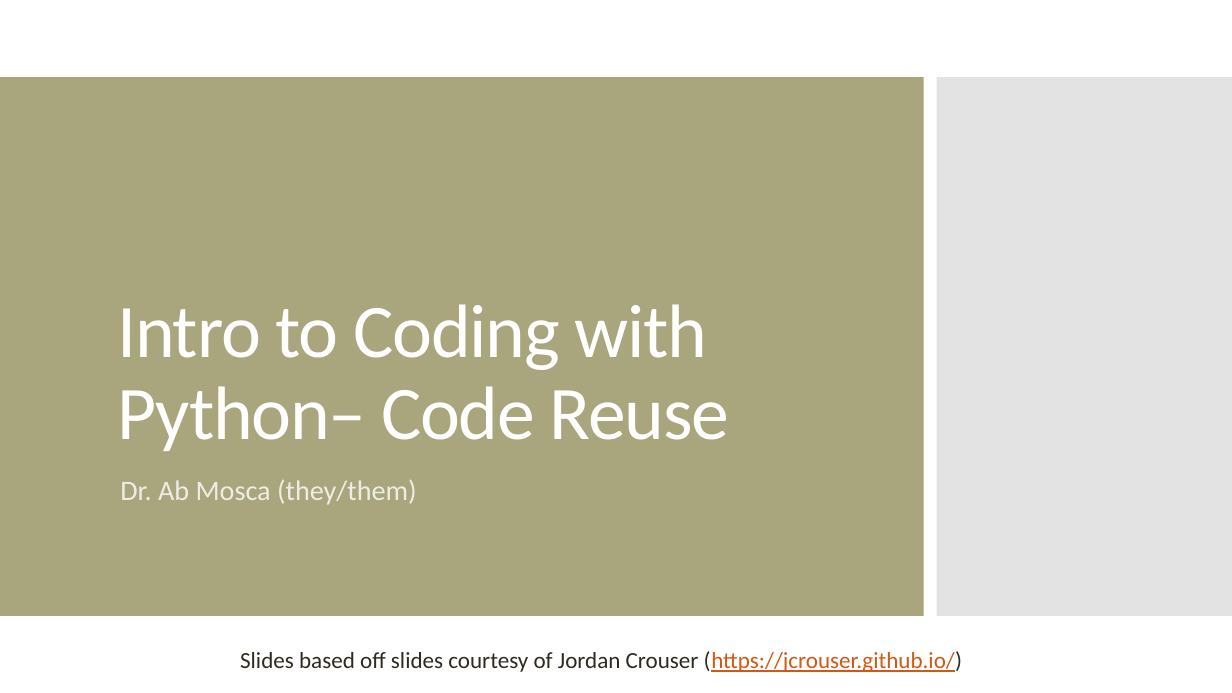
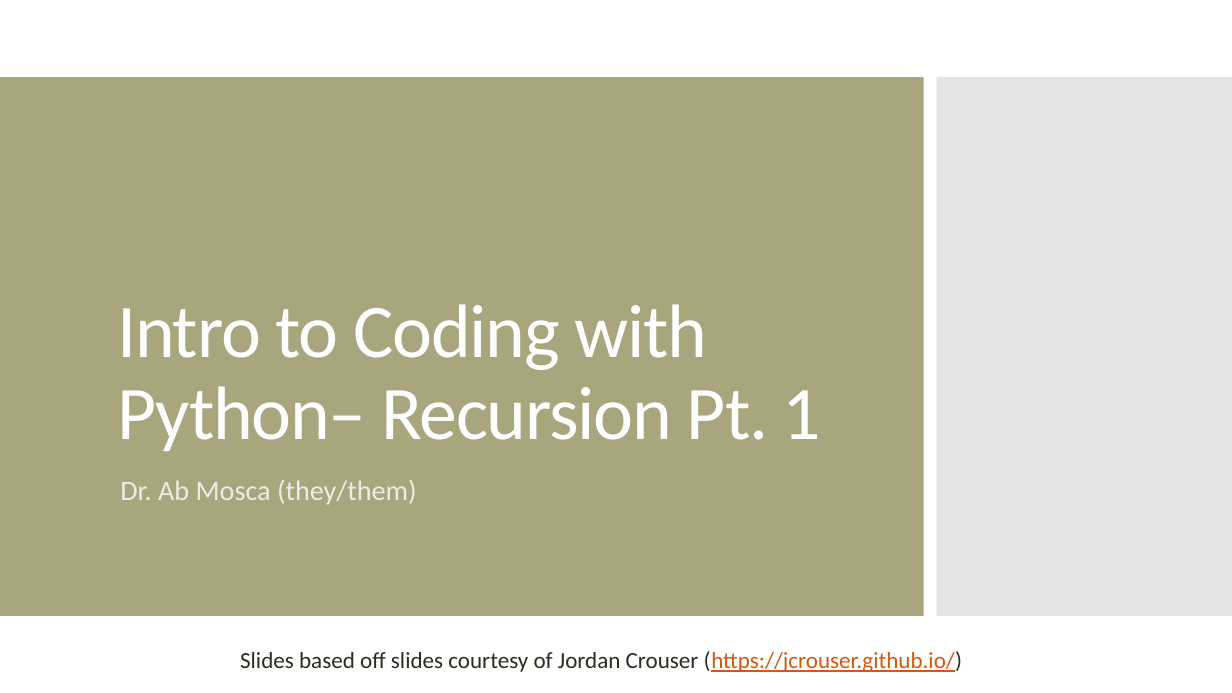
Before and after one commit to amosca01/CAIS117-F23, a slide deck: slide 1 of slides/19-recursion-pt1.pptx. Drawn at 1232x693 pixels with LibreOffice and Linux fonts; fonts in the diff are those of the drawing. Boxes give left, top, right and bottom in pixels: in the first picture for what was removed or moved away, otherwise in the second. Text is boxed around its words. In the diff, an @@ line names an element or a change of style, - is before the commit and + after.

```diff
--- a/slides/19-recursion-pt1.pptx
+++ b/slides/19-recursion-pt1.pptx
@@ title at box(117, 304, 821, 451): text changed @@
-Intro to Coding with Python– Code Reuse
+Intro to Coding with Python– Recursion Pt. 1
```
Also in this commit, not shown: 6 other files.
